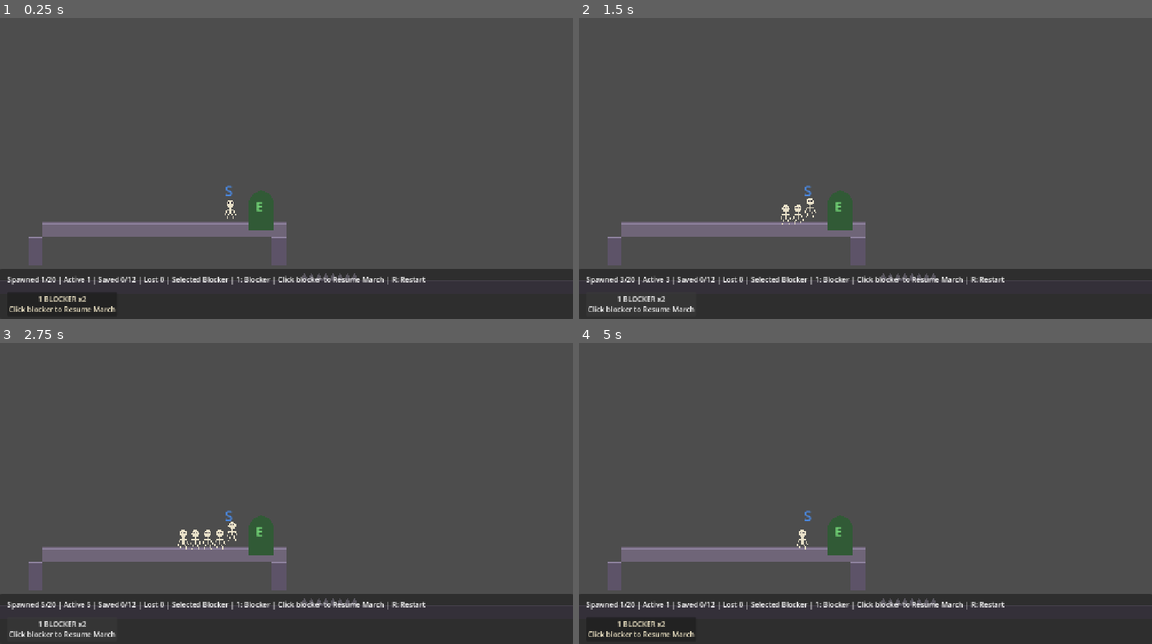
Above: before the commit, frames 1-4 (two rows, left to right).
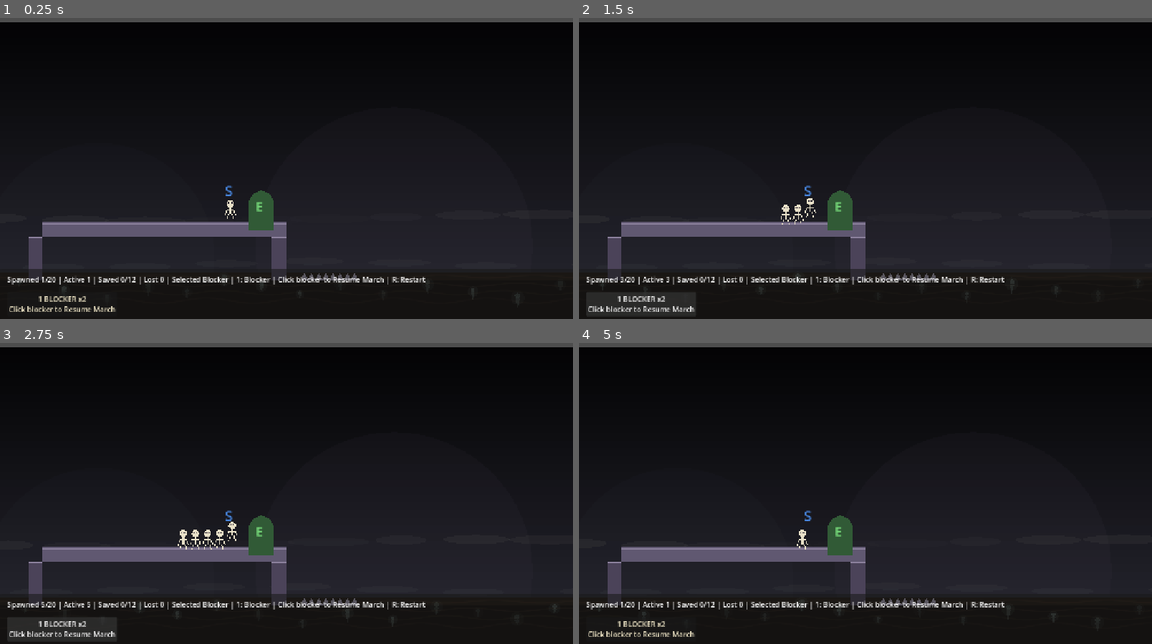
Above: after the commit, the same moments.

Repository: pwshfan1980h/minions-must-march
Game: Godot game, scene res://scenes/GameRoot.tscn
The game is run twice, just before and just after one commit, with the same random seed, the same clock (stepped at 60 frames per second) and the same inputs.
Inputs (mouse positions are in pixels of both pictures, inside the frame that each line leads up to):
- Up to frame 1 (0.25 s): no input
- Up to frame 2 (1.5 s): click "1 BLOCKER x2 Click blocker to…" at 0.5 s; click "1 BLOCKER x2 Click blocker to…" at 1.25 s
- Up to frame 3 (2.75 s): click "1 BLOCKER x2 Click blocker to…" at 2 s
- Up to frame 4 (5 s): tap Enter at 2.75 s; move the mouse to (762, 538) at 2.77 s; tap R at 2.85, 4.35 s; click (762, 538) at 2.92 s; move the mouse to (750, 499) at 3.52 s; tap 1 at 3.6 s; click (750, 499) at 3.67 s; move the mouse to (802, 538) at 4.27 s; click (802, 538) at 4.42 s

The runs differ from the first frame. In frame 1, 91% of the frame differs, in the area x 0-100%, y 1-100%; in frame 2, 91%; in frame 3, 91%; in frame 4, 91%.

Commit message:
Add Styx crypt art pass

Diff:
--- a/levels/level_001_bridge_school.json
+++ b/levels/level_001_bridge_school.json
@@ -22,5 +22,8 @@
     "blocker": 2,
     "builder": 4
   },
-  "notes": "Current prototype layout is a blocker/ledge-death test: minions spawn on the right side of the platform and march left. Without a blocker they should walk off the platform and die; with a blocker they redirect back toward the exit. This is also the intended core problem for Mission 1."
+  "hazards": {
+    "bottom": "styx_water"
+  },
+  "notes": "Current prototype layout is a blocker/ledge-death test: minions spawn on the right side of the platform and march left. Without a blocker they should walk off the platform and fall into the River Styx underworld water; with a blocker they redirect back toward the exit. This is also the intended core problem for Mission 1."
 }
--- a/scripts/audio/sfx_player.gd
+++ b/scripts/audio/sfx_player.gd
@@ -26,6 +26,8 @@
 	_active_players.clear()
 
 func play(sound_id: String, volume_db := 0.0, pitch_jitter := 0.04) -> void:
+	if DisplayServer.get_name() == "headless":
+		return
 	if not STREAMS.has(sound_id):
 		push_warning("Unknown SFX id: %s" % sound_id)
 		return
--- a/scripts/minions/skeleton_minion.gd
+++ b/scripts/minions/skeleton_minion.gd
@@ -19,6 +19,7 @@
 var rescued := false
 var is_blocker := false
 var highest_fall_speed := 0.0
+var death_kind := ""
 
 @onready var collision_shape: CollisionShape2D = $CollisionShape2D
 
@@ -80,13 +81,41 @@
 	queue_redraw()
 	return true
 
+func die_to(kind: String) -> void:
+	if not alive or rescued:
+		return
+	death_kind = kind
+	if kind == "styx_water":
+		_die_in_styx()
+	else:
+		_die()
+
 func _die() -> void:
 	if not alive or rescued:
 		return
+	death_kind = "fall" if death_kind.is_empty() else death_kind
 	alive = false
 	if is_blocker:
 		remove_from_group("blockers")
 	_spawn_bone_splash()
+	died.emit(self)
+	queue_free()
+
+func _die_in_styx() -> void:
+	alive = false
+	velocity = Vector2.ZERO
+	set_physics_process(false)
+	set_process_input(false)
+	if collision_shape != null:
+		collision_shape.set_deferred("disabled", true)
+	if is_blocker:
+		remove_from_group("blockers")
+	_spawn_bone_splash()
+	var tween := create_tween()
+	tween.set_parallel(true)
+	tween.tween_property(self, "modulate:a", 0.0, 0.55)
+	tween.tween_property(self, "position:y", position.y + 24.0, 0.55).set_trans(Tween.TRANS_SINE).set_ease(Tween.EASE_IN)
+	await tween.finished
 	died.emit(self)
 	queue_free()
 
--- a/scripts/terrain/terrain_root.gd
+++ b/scripts/terrain/terrain_root.gd
@@ -3,26 +3,35 @@
 const TILE_SIZE := 32
 const WORLD_WIDTH := 1280
 const PLAYFIELD_HEIGHT := 608
+const STYX_WATERLINE_Y := 560.0
+const STYX_DEPTH := 112.0
 
 var collision_rects: Array[Rect2] = []
+var _time := 0.0
+var _soul_specs: Array[Dictionary] = []
 
 func _ready() -> void:
+	_build_souls()
 	_build_level_001_terrain()
+	_add_styx_death_area()
+	queue_redraw()
+
+func _process(delta: float) -> void:
+	_time += delta
+	queue_redraw()
 
 func _build_level_001_terrain() -> void:
-	# Blocker-test layout for the current prototype pass.
-	# Minions spawn on the right, march left toward an edge, and can be redirected
-	# back toward the exit by clicking one minion to make it brace as a blocker.
-	_add_solid(Rect2(0, 576, WORLD_WIDTH, 32), Color("5d5368"))
-	_add_solid(Rect2(96, 448, 544, 32), Color("6f6578"))
-	_add_solid(Rect2(64, 480, 32, 64), Color("5d5368"))
-	_add_solid(Rect2(608, 480, 32, 64), Color("5d5368"))
+	# Current prototype layout: minions spawn on the right platform, can be redirected
+	# by a blocker, and the bottom of the world is now River Styx-style death water.
+	_add_solid(Rect2(96, 448, 544, 32), Color("605871"))
+	_add_solid(Rect2(64, 480, 32, 96), Color("4b4359"))
+	_add_solid(Rect2(608, 480, 32, 96), Color("4b4359"))
 
 func _add_solid(rect: Rect2, color: Color) -> void:
 	collision_rects.append(rect)
 
 	var body := StaticBody2D.new()
-	body.name = "SolidBlock"
+	body.name = "CryptStoneBlock"
 	body.position = rect.position + rect.size / 2.0
 	body.collision_layer = 1
 	body.collision_mask = 0
@@ -49,10 +58,114 @@
 
 func _add_block_trim(rect: Rect2, body: Node2D) -> void:
 	var top_line := Line2D.new()
-	top_line.default_color = Color("8f839f")
+	top_line.default_color = Color("8c819d")
 	top_line.width = 2.0
 	top_line.points = PackedVector2Array([
 		Vector2(-rect.size.x / 2.0, -rect.size.y / 2.0 + 2.0),
 		Vector2(rect.size.x / 2.0, -rect.size.y / 2.0 + 2.0),
 	])
 	body.add_child(top_line)
+
+func _add_styx_death_area() -> void:
+	var area := Area2D.new()
+	area.name = "StyxDeathWater"
+	area.collision_layer = 0
+	area.collision_mask = 1
+	area.position = Vector2(WORLD_WIDTH / 2.0, STYX_WATERLINE_Y + STYX_DEPTH / 2.0)
+	area.body_entered.connect(_on_styx_body_entered)
+	add_child(area)
+
+	var shape := CollisionShape2D.new()
+	var rect_shape := RectangleShape2D.new()
+	rect_shape.size = Vector2(WORLD_WIDTH, STYX_DEPTH)
+	shape.shape = rect_shape
+	area.add_child(shape)
+
+func _on_styx_body_entered(body: Node) -> void:
+	if body.has_method("die_to"):
+		body.die_to("styx_water")
+
+func _build_souls() -> void:
+	_soul_specs.clear()
+	for i in 14:
+		_soul_specs.append({
+			"x": 40.0 + i * 92.0,
+			"y": STYX_WATERLINE_Y + 18.0 + float((i * 17) % 42),
+			"phase": float(i) * 0.73,
+			"scale": 0.75 + float((i * 11) % 7) * 0.07,
+		})
+
+func _draw() -> void:
+	_draw_crypt_gradient()
+	_draw_ground_dust()
+	_draw_styx_water()
+
+func _draw_crypt_gradient() -> void:
+	var bands := 36
+	for i in bands:
+		var t := float(i) / float(bands - 1)
+		var color := Color(0.015 + t * 0.13, 0.014 + t * 0.13, 0.019 + t * 0.16, 1.0)
+		var y := t * PLAYFIELD_HEIGHT
+		draw_rect(Rect2(0, y, WORLD_WIDTH, PLAYFIELD_HEIGHT / bands + 2.0), color)
+
+	# Faint underworld glow near the horizon behind the play space.
+	draw_circle(Vector2(880, 500), 310, Color(0.42, 0.36, 0.48, 0.055))
+	draw_circle(Vector2(220, 530), 260, Color(0.30, 0.32, 0.38, 0.045))
+
+func _draw_ground_dust() -> void:
+	for i in 9:
+		var phase := _time * 0.34 + i * 0.81
+		var x := fposmod(i * 151.0 + sin(phase) * 22.0, WORLD_WIDTH)
+		var y := 438.0 + sin(phase * 0.7) * 8.0
+		var width := 115.0 + float(i % 3) * 34.0
+		var alpha := 0.035 + 0.025 * sin(phase + 1.2)
+		_draw_soft_ellipse(Rect2(x - width / 2.0, y - 10.0, width, 20.0), Color(0.72, 0.72, 0.66, alpha))
+
+	for i in 7:
+		var phase := _time * 0.25 + i * 1.12
+		var x := fposmod(i * 193.0 - _time * 11.0, WORLD_WIDTH + 140.0) - 70.0
+		var y := STYX_WATERLINE_Y - 18.0 + sin(phase) * 7.0
+		_draw_soft_ellipse(Rect2(x - 70.0, y - 8.0, 140.0, 16.0), Color(0.62, 0.65, 0.61, 0.045))
+
+func _draw_styx_water() -> void:
+	var rect := Rect2(0, STYX_WATERLINE_Y, WORLD_WIDTH, STYX_DEPTH)
+	draw_rect(rect, Color(0.045, 0.027, 0.018, 1.0))
+	draw_rect(Rect2(0, STYX_WATERLINE_Y, WORLD_WIDTH, 16), Color(0.13, 0.095, 0.060, 0.68))
+
+	for band in 4:
+		var y := STYX_WATERLINE_Y + 9.0 + band * 18.0
+		var points := PackedVector2Array()
+		for x in range(-16, WORLD_WIDTH + 33, 16):
+			var wave := sin(float(x) * 0.030 + _time * (1.1 + band * 0.23) + band) * (3.0 + band)
+			points.append(Vector2(x, y + wave))
+		var color := Color(0.29, 0.22, 0.14, 0.26 - band * 0.035)
+		draw_polyline(points, color, 2.0, true)
+
+	for soul in _soul_specs:
+		var phase := _time * 0.75 + float(soul["phase"])
+		var pos := Vector2(float(soul["x"]) + sin(phase * 0.8) * 16.0, float(soul["y"]) + sin(phase) * 6.0)
+		_draw_soul(pos, float(soul["scale"]), phase)
+
+func _draw_soul(pos: Vector2, scale: float, phase: float) -> void:
+	var alpha := 0.18 + 0.08 * sin(phase * 1.7)
+	var glow := Color(0.68, 0.86, 0.82, alpha * 0.30)
+	var core := Color(0.78, 0.95, 0.91, alpha)
+	draw_circle(pos, 13.0 * scale, glow)
+	draw_circle(pos + Vector2(0, -4.0 * scale), 5.0 * scale, core)
+	var tail := PackedVector2Array([
+		pos + Vector2(-5.0, 1.0) * scale,
+		pos + Vector2(0.0, 18.0 + sin(phase) * 5.0) * scale,
+		pos + Vector2(5.0, 1.0) * scale,
+	])
+	draw_colored_polygon(tail, Color(core.r, core.g, core.b, alpha * 0.72))
+	draw_circle(pos + Vector2(-2.0, -5.0) * scale, 1.2 * scale, Color(0.06, 0.05, 0.07, alpha))
+	draw_circle(pos + Vector2(2.0, -5.0) * scale, 1.2 * scale, Color(0.06, 0.05, 0.07, alpha))
+
+func _draw_soft_ellipse(rect: Rect2, color: Color) -> void:
+	var points := PackedVector2Array()
+	var center := rect.get_center()
+	var radius := rect.size / 2.0
+	for i in 28:
+		var angle := TAU * float(i) / 28.0
+		points.append(center + Vector2(cos(angle) * radius.x, sin(angle) * radius.y))
+	draw_colored_polygon(points, color)
Not shown, changed: docs/asset-sizing-plan.md
Not shown, changed: docs/mechanics-spec.md
Not shown, changed: docs/progress-log.md
Not shown, changed: docs/starter-levels.md
